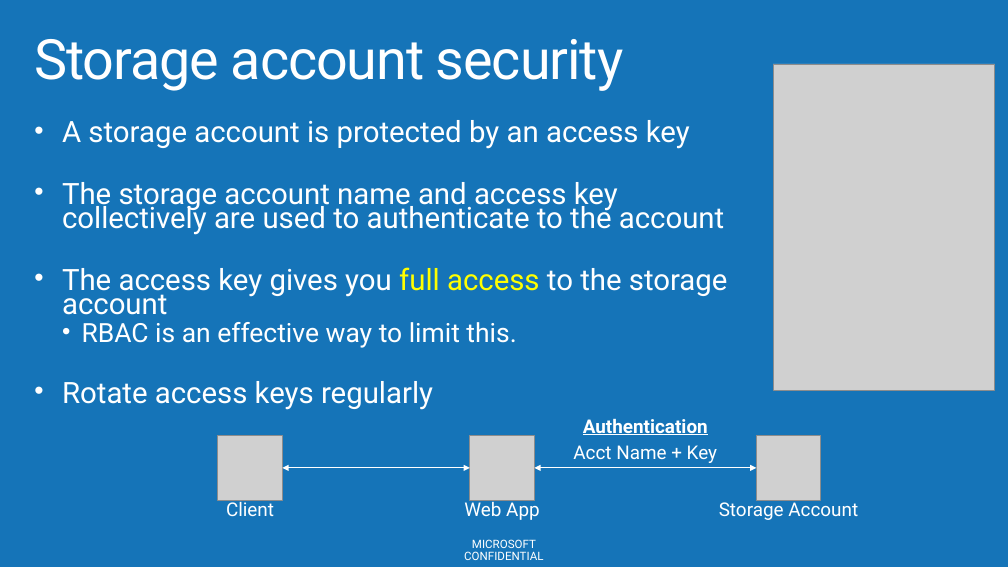
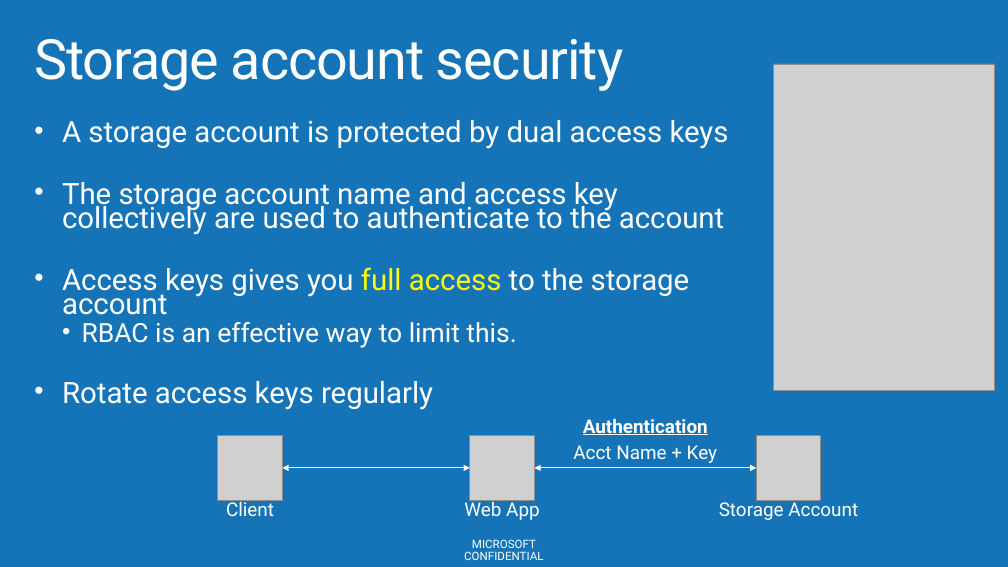
Before and after one commit to AzureCAT-GSI/SAP-on-Azure, a slide deck: slide 27 of SAP-on-Azure-Workshop-multi-day-/Presentations/Azure Compute Storage Network for SAP.pptx. Drawn at 1008x567 pixels with LibreOffice and Linux fonts; fonts in the diff are those of the drawing; grey boxes stand for pictures; background and template pictures are left out. Boxes give left, top, right and bottom in pixels: in the first picture for what was removed or moved away, otherwise in the second. Text is boxed around its words. In the diff, an @@ line names an element or a change of style, - is before the commit and + after.

```diff
--- a/SAP-on-Azure-Workshop-multi-day-/Presentations/Azure Compute Storage Network for SAP.pptx
+++ b/SAP-on-Azure-Workshop-multi-day-/Presentations/Azure Compute Storage Network for SAP.pptx
@@ text at <box>62,120,729,149</box>: text changed @@
-• A storage account is protected by an access key
+• A storage account is protected by dual access keys
@@ text at <box>62,267,690,315</box>: text changed @@
-• The access key gives you full access to the storage account
+• Access keys gives you full access to the storage account
```
Also in this commit, not shown: 10 other slides changed, 2 slides added, 2 slides removed.
